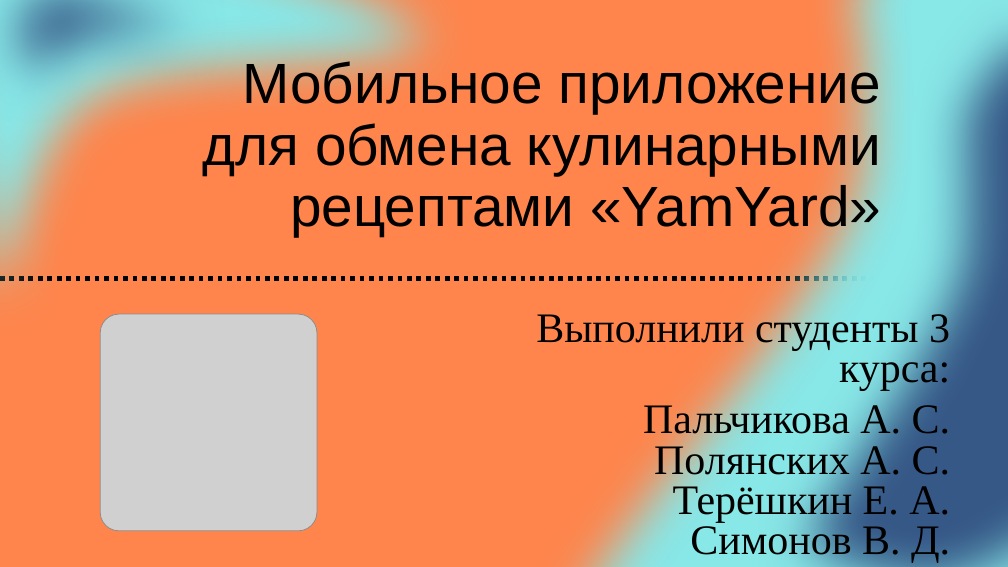
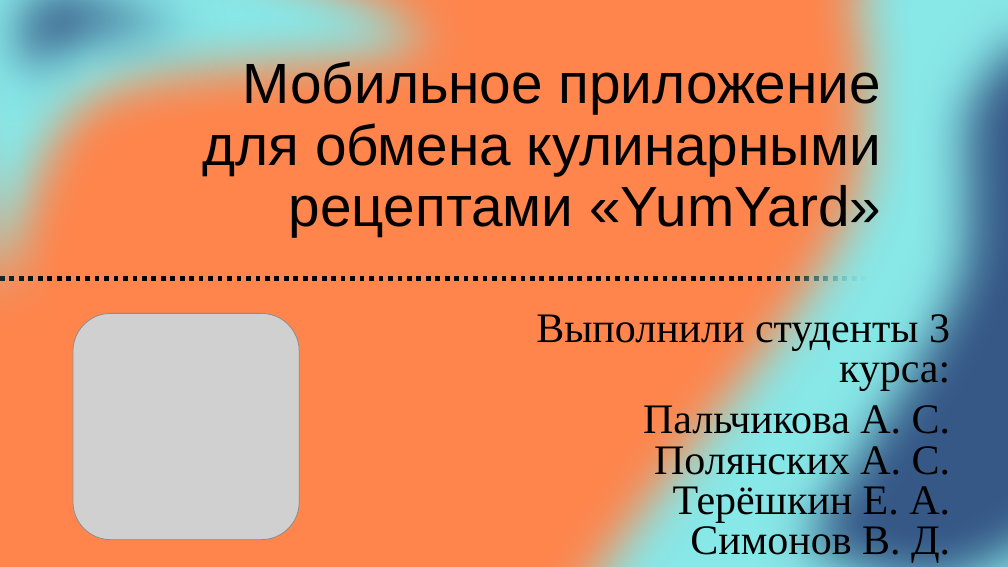
Before and after one commit to ssxdtxr/Programming-technologies-project, a slide deck: slide 1 of Презентация ТЗ/Мобильное приложение.pptx. Drawn at 1008x567 pixels with LibreOffice and Linux fonts; fonts in the diff are those of the drawing; grey boxes stand for pictures. Boxes give left, top, right and bottom in pixels: in the first picture for what was removed or moved away, otherwise in the second. Text is boxed around its words. In the diff, an @@ line names an element or a change of style, - is before the commit and + after.

```diff
--- a/Презентация ТЗ/Мобильное приложение.pptx
+++ b/Презентация ТЗ/Мобильное приложение.pptx
@@ title at (x1=203, y1=58, x2=881, y2=236): text changed @@
-Мобильное приложение для обмена кулинарными рецептами «YamYard»
+Мобильное приложение для обмена кулинарными рецептами «YumYard»
@@ picture resized from (x1=101, y1=315, x2=318, y2=532) to (x1=73, y1=314, x2=299, y2=540) @@
```
Also in this commit, not shown: 3 other slides changed, 1 other file.
